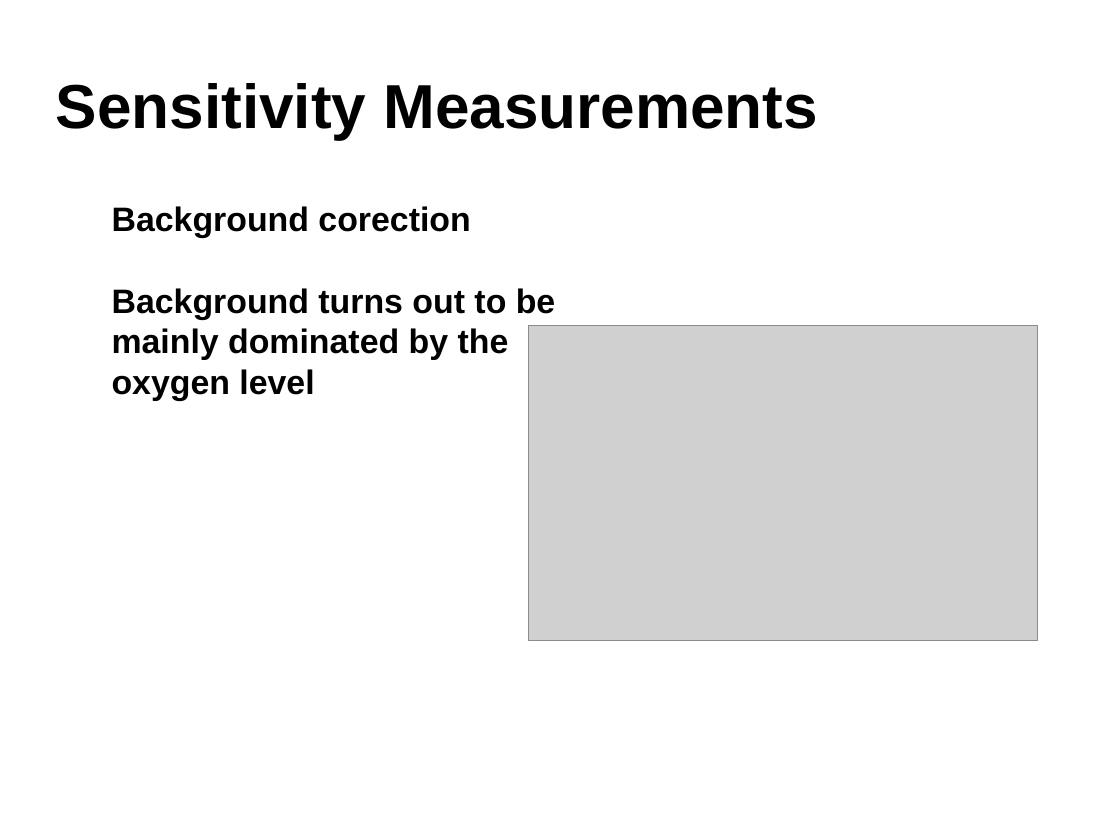
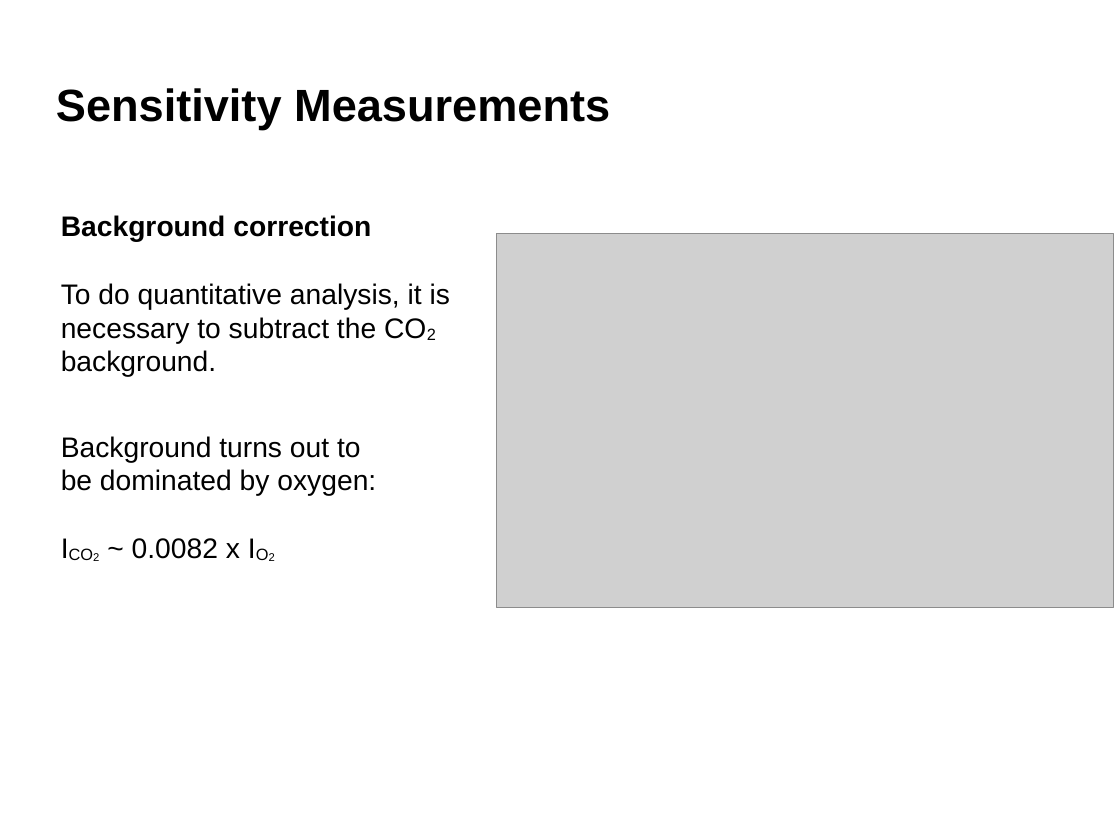
Before and after one commit to robertjensen/Thesis, a slide deck: slide 33 of defence/presentaation.odp (slide 28 before the commit). Drawn at 1120x840 pixels with LibreOffice and Linux fonts; fonts in the diff are those of the drawing; grey boxes stand for pictures; background and template pictures are left out. Boxes give left, top, right and bottom in pixels: in the first picture for what was removed or moved away, otherwise in the second. Text is boxed around its words. In the diff, an @@ line names an element or a change of style, - is before the commit and + after.

```diff
--- a/defence/presentaation.odp
+++ b/defence/presentaation.odp
@@ title "Sensitivity Measurements" at <box>56,88,610,130</box>: size 44 to 32 pt @@
@@ text removed at <box>112,206,556,401</box> @@
-Background corection
-Background turns out to be mainly dominated by the oxygen level
@@ text added at <box>61,215,450,377</box>, 20 pt, text #000000 @@
+Background correction
+To do quantitative analysis, it is necessary to subtract the CO2 background.
@@ picture: place and size @@
-picture at <box>528,325,1039,640</box>
+picture at <box>497,234,1114,608</box>
@@ text added at <box>61,436,376,559</box>, 20 pt, text #000000 @@
+Background turns out to be dominated by oxygen:
+ICO2 ~ 0.0082 x IO2
```
Also in this commit, not shown: 24 other slides changed, 18 slides added, 14 slides removed, 8 other files.
